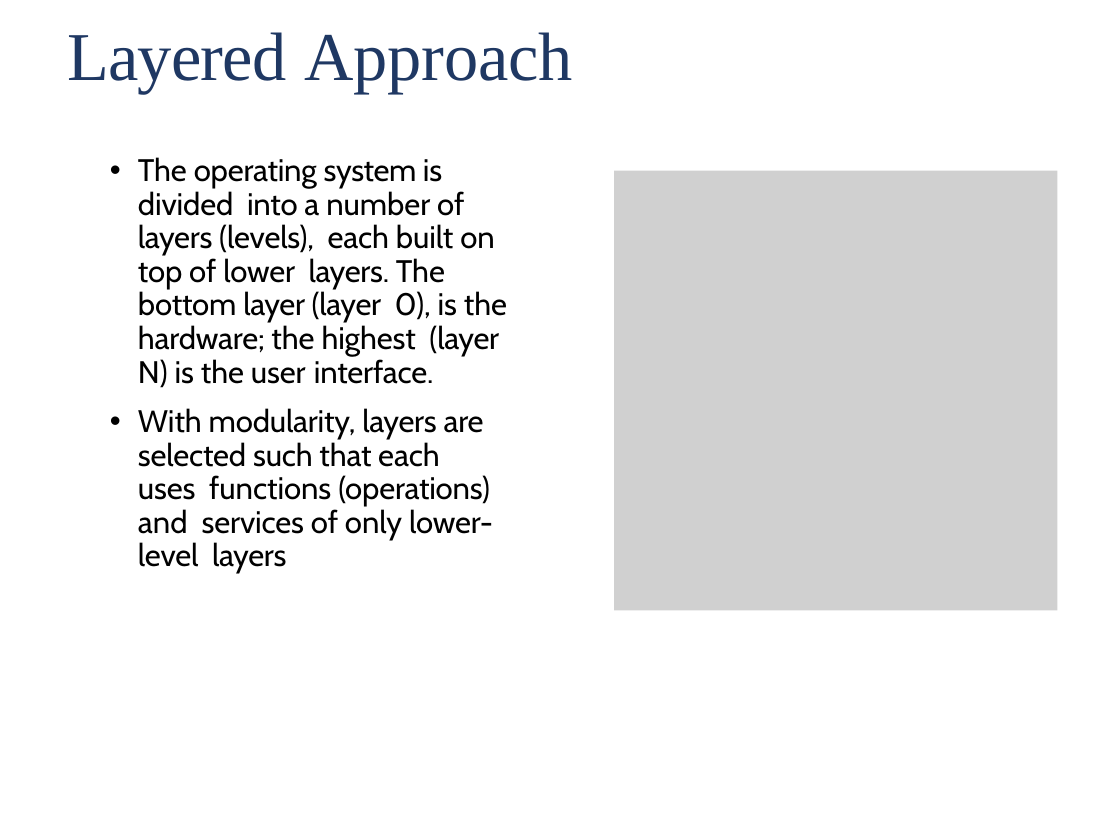
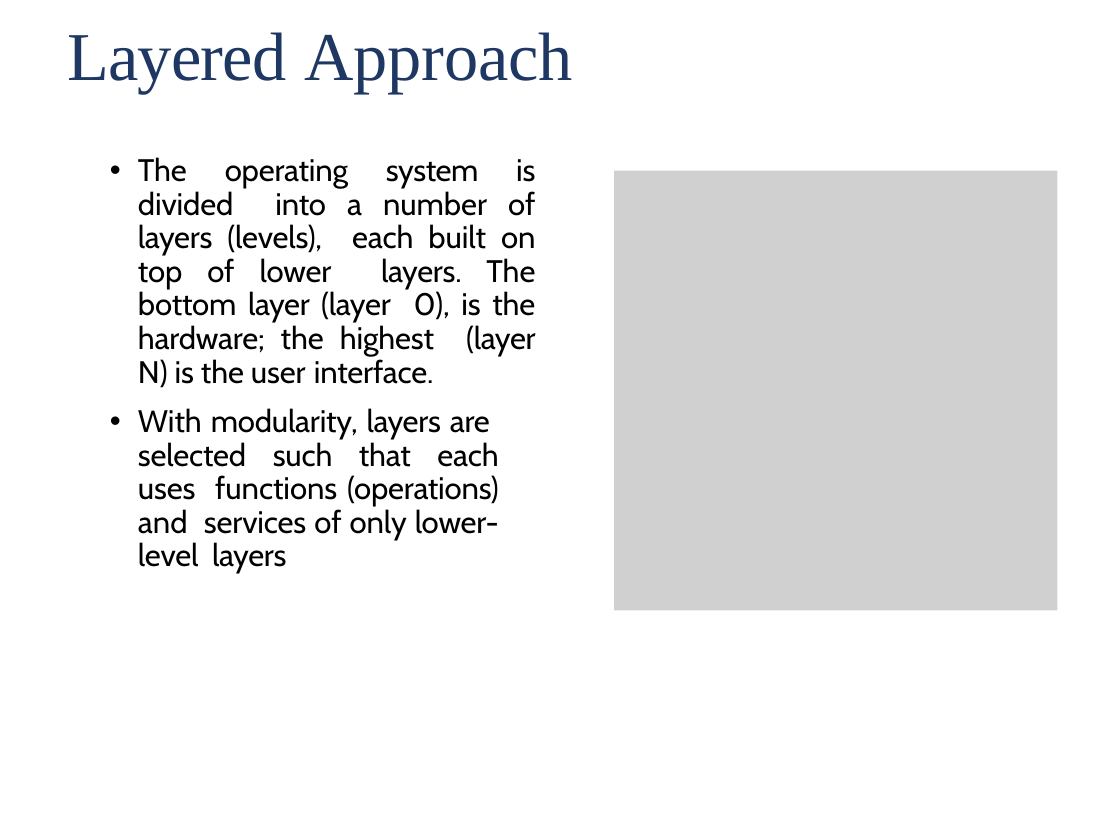
Before and after one commit to arjundontflex/notes.github.io, a slide deck: slide 64 of OS/OS_Module1_2023.pptx (slide 58 before the commit). Drawn at 1120x840 pixels with LibreOffice and Linux fonts; fonts in the diff are those of the drawing; grey boxes stand for pictures; background and template pictures are left out. Boxes give left, top, right and bottom in pixels: in the first picture for what was removed or moved away, otherwise in the second. Text is boxed around its words. In the diff, an @@ line names an element or a change of style, - is before the commit and + after.

```diff
--- a/OS/OS_Module1_2023.pptx
+++ b/OS/OS_Module1_2023.pptx
@@ text "The operating system is divided ..." at [138,157,536,540]: alignment left to justified @@
```
Also in this commit, not shown: 10 other slides changed, 6 slides added, 5 other files.
